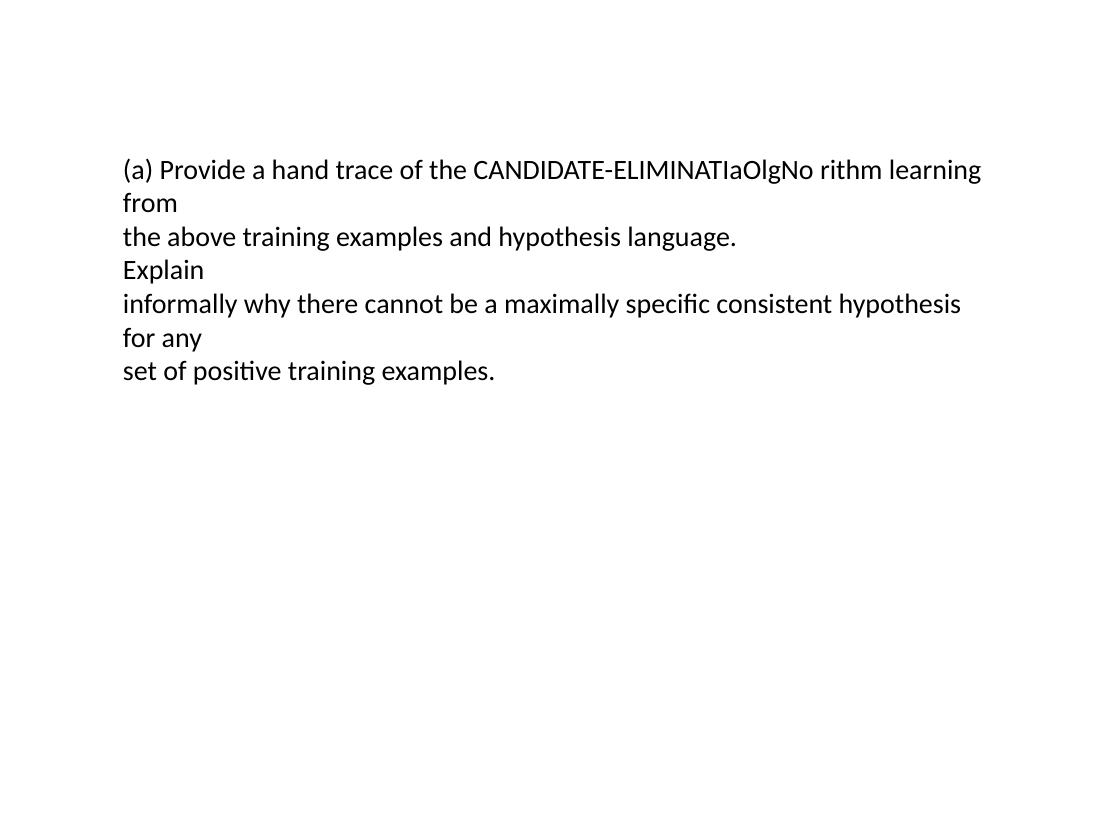
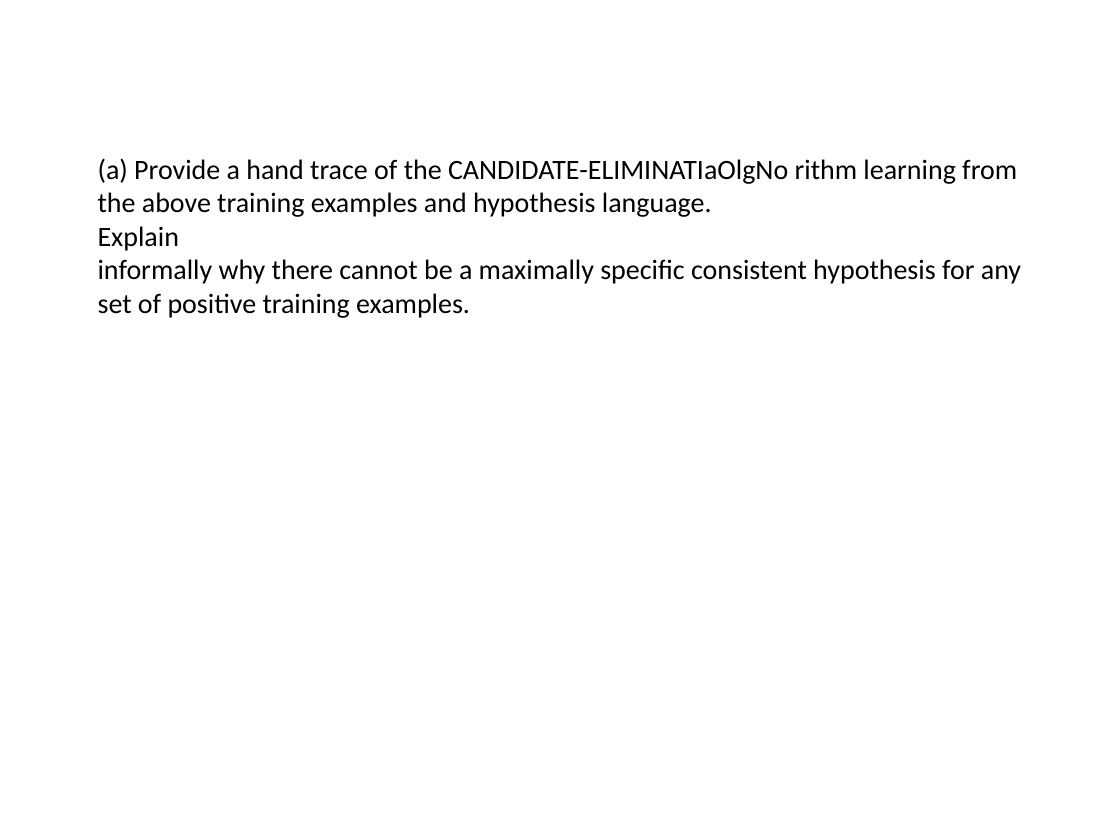
Before and after one commit to sai8151/EduFusion, a slide deck: slide 53 of output.pptx. Drawn at 1120x840 pixels with LibreOffice and Linux fonts; fonts in the diff are those of the drawing. Boxes give left, top, right and bottom in pixels: in the first picture for what was removed or moved away, otherwise in the second. Text is boxed around its words. In the diff, an @@ line names an element or a change of style, - is before the commit and + after.

```diff
--- a/output.pptx
+++ b/output.pptx
@@ text "(a) Provide a hand trace ..." rewrapped from <box>123,158,981,385</box> to <box>98,158,1021,318</box> @@
```
Also in this commit, not shown: 62 other slides changed.
